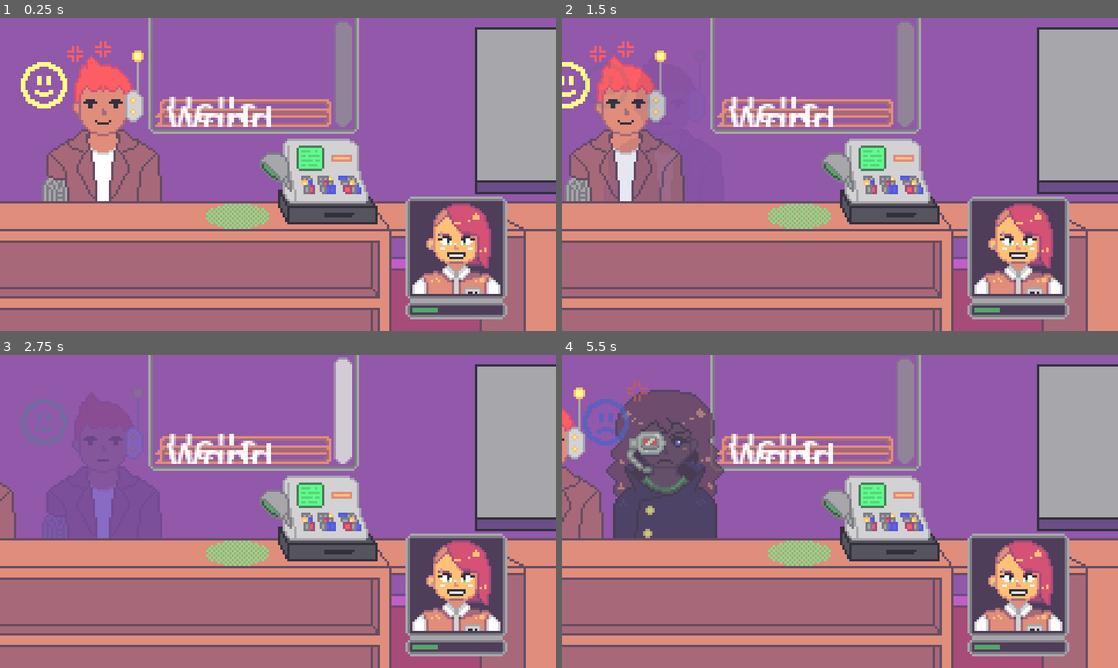
Above: before the commit, frames 1-4 (two rows, left to right).
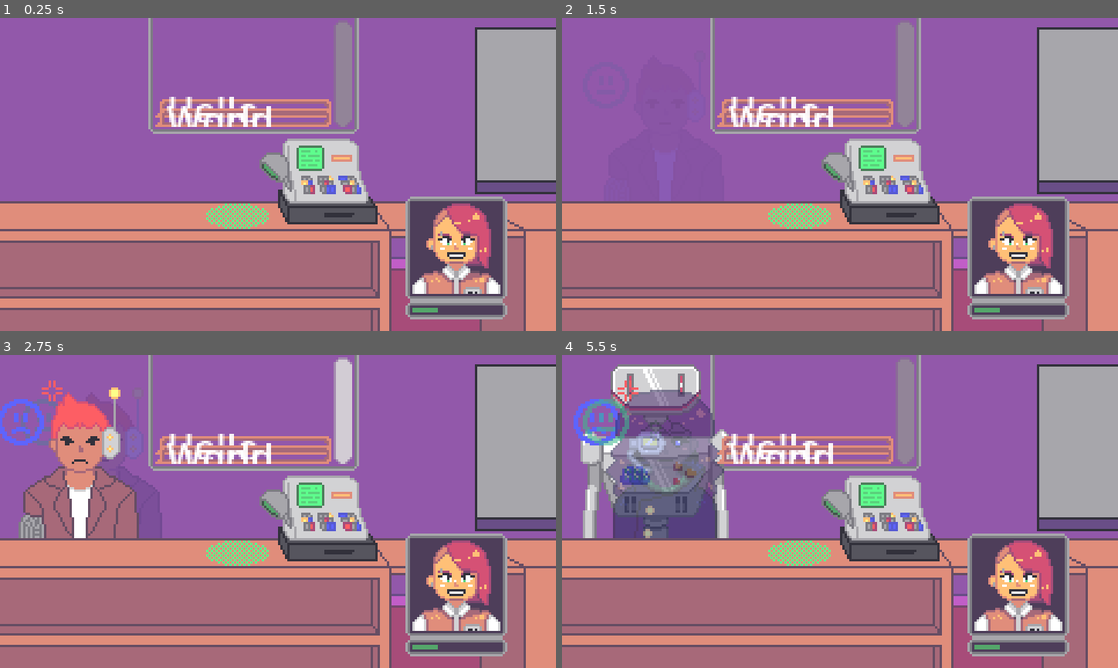
Above: after the commit, the same moments.

Repository: goofanader/ggj-2026
Game: Godot game, scene res://Scenes/Main Scene.tscn
Two runs of this game, one before a commit and one after it. Both use one fixed random seed, a clock stepped at 60 frames per second and the inputs below.
Inputs (mouse positions are in pixels of both pictures, inside the frame that each line leads up to):
- Up to frame 1 (0.25 s): no input
- Up to frame 2 (1.5 s): tap Enter (Spawn New Customer) at 0.5, 1.35 s; move the mouse to (878, 180) at 0.52 s; hold Backspace (Clear Customers) 0.53-1.28 s; click (878, 180) at 0.67 s; move the mouse to (728, 190) at 1.27 s; click (728, 190) at 1.42 s
- Up to frame 3 (2.75 s): move the mouse to (333, 442) at 2.02 s; hold Backspace (Clear Customers) from 2.03 s (still down); click (333, 442) at 2.17 s
- Up to frame 4 (5.5 s): move the mouse to (812, 574) at 2.77 s; release Backspace (Clear Customers) at 2.78 s; tap Enter (Spawn New Customer) at 2.85, 4.35 s; click (812, 574) at 2.92 s; move the mouse to (1006, 558) at 3.52 s; hold Backspace (Clear Customers) 3.53-4.28 s; click (1006, 558) at 3.67 s; move the mouse to (673, 464) at 4.27 s; click (673, 464) at 4.42 s; move the mouse to (867, 511) at 5.02 s; hold Backspace (Clear Customers) from 5.03 s (still down); click (867, 511) at 5.17 s

The runs differ from the first frame. In frame 1, 7.1% of the frame differs, in the area x 3-30%, y 7-59%; in frame 2, 6.9%; in frame 3, 7.5%; in frame 4, 13%, in the area x 0-31%, y 2-59%.

Commit message:
Customers Keep Coming
they just keep coming
also removed visible frame before transitions

Diff:
--- a/Scenes/Customer.tscn
+++ b/Scenes/Customer.tscn
@@ -144,6 +144,18 @@
 "method": &"entered"
 }]
 }
+tracks/2/type = "value"
+tracks/2/imported = false
+tracks/2/enabled = true
+tracks/2/path = NodePath(".:visible")
+tracks/2/interp = 1
+tracks/2/loop_wrap = true
+tracks/2/keys = {
+"times": PackedFloat32Array(0.03333334),
+"transitions": PackedFloat32Array(1),
+"update": 1,
+"values": [true]
+}
 
 [sub_resource type="Animation" id="Animation_rje0e"]
 resource_name = "Beam Out"
@@ -209,6 +221,18 @@
 "method": &"entered"
 }]
 }
+tracks/2/type = "value"
+tracks/2/imported = false
+tracks/2/enabled = true
+tracks/2/path = NodePath(".:visible")
+tracks/2/interp = 1
+tracks/2/loop_wrap = true
+tracks/2/keys = {
+"times": PackedFloat32Array(0.033333335),
+"transitions": PackedFloat32Array(1),
+"update": 1,
+"values": [true]
+}
 
 [sub_resource type="Animation" id="Animation_cj036"]
 resource_name = "Blink Out"
@@ -267,6 +291,18 @@
 "update": 0,
 "values": [Color(1, 1, 1, 1)]
 }
+tracks/2/type = "value"
+tracks/2/imported = false
+tracks/2/enabled = true
+tracks/2/path = NodePath(".:visible")
+tracks/2/interp = 1
+tracks/2/loop_wrap = true
+tracks/2/keys = {
+"times": PackedFloat32Array(0),
+"transitions": PackedFloat32Array(1),
+"update": 1,
+"values": [true]
+}
 
 [sub_resource type="Animation" id="Animation_yd18k"]
 resource_name = "Run In"
@@ -297,6 +333,18 @@
 "args": [],
 "method": &"entered"
 }]
+}
+tracks/2/type = "value"
+tracks/2/imported = false
+tracks/2/enabled = true
+tracks/2/path = NodePath(".:visible")
+tracks/2/interp = 1
+tracks/2/loop_wrap = true
+tracks/2/keys = {
+"times": PackedFloat32Array(0.033333335),
+"transitions": PackedFloat32Array(1),
+"update": 1,
+"values": [true]
 }
 
 [sub_resource type="Animation" id="Animation_c7i8l"]
@@ -360,6 +408,18 @@
 "args": [],
 "method": &"entered"
 }]
+}
+tracks/2/type = "value"
+tracks/2/imported = false
+tracks/2/enabled = true
+tracks/2/path = NodePath(".:visible")
+tracks/2/interp = 1
+tracks/2/loop_wrap = true
+tracks/2/keys = {
+"times": PackedFloat32Array(0.033333335),
+"transitions": PackedFloat32Array(1),
+"update": 1,
+"values": [true]
 }
 
 [sub_resource type="Animation" id="Animation_1r5ol"]
--- a/Scenes/Main Scene.tscn
+++ b/Scenes/Main Scene.tscn
@@ -61,12 +61,11 @@
 audio_track = ExtResource("23_1n7h2")
 metadata/_custom_type_script = "uid://bgccdanfxwkna"
 
-[node name="Main Scene" type="Node2D" unique_id=125374370 node_paths=PackedStringArray("customer_spawn", "customer_nodes")]
+[node name="Main Scene" type="Node2D" unique_id=125374370 node_paths=PackedStringArray("customer_spawn")]
 script = ExtResource("1_4y6ly")
 customer_data = SubResource("Resource_mlytr")
 customer_spawn = NodePath("CharacterSpawn")
 item_scene = ExtResource("2_56oky")
-customer_nodes = [NodePath("Customer")]
 
 [node name="Bg" type="Node2D" parent="." unique_id=177786591]
 
@@ -142,9 +141,6 @@
 [node name="Drop2" type="Marker2D" parent="Fg/ItemDrops" unique_id=2057453444]
 position = Vector2(14, 86)
 
-[node name="Customer" parent="." unique_id=1278525423 instance=ExtResource("7_7enb7")]
-position = Vector2(44, 86)
-
 [node name="Dialog" parent="." unique_id=1176274323 instance=ExtResource("9_105va")]
 offset_left = 64.0
 offset_top = -2.0
@@ -161,13 +157,19 @@
 script = ExtResource("5_uctcs")
 looping_audio_tracks = Array[AudioStream]([ExtResource("17_mtrcc")])
 frequent_audio_tracks = Array[ExtResource("5_s0c2j")]([SubResource("Resource_v38rm"), SubResource("Resource_fjyh7"), SubResource("Resource_qf2de"), SubResource("Resource_laryo"), SubResource("Resource_qmgfp")])
-metadata/_custom_type_script = "uid://cdfq424n0esed"
 
 [node name="Character Stats" parent="." unique_id=1264797244 instance=ExtResource("25_bgl0a")]
 z_index = 20
 position = Vector2(197, 130)
 
+[node name="CustomerTimer" type="Timer" parent="." unique_id=1322700688]
+wait_time = 2.0
+one_shot = true
+
+[node name="WaitTimer" type="Timer" parent="." unique_id=78673344]
+
 [connection signal="checkout" from="Fg/Register" to="." method="_on_register_checkout"]
 [connection signal="scan" from="Fg/Register" to="." method="_on_register_scan"]
 [connection signal="area_entered" from="Fg/Register/ScanSpot/ScanSpotArea" to="Fg/Register" method="_on_scan_spot_area_area_entered"]
 [connection signal="input_event" from="Fg/Register/ClickBox" to="Fg/Register" method="_on_click_box_input_event"]
+[connection signal="timeout" from="CustomerTimer" to="." method="_on_customer_timer_timeout"]
--- a/Scripts/customer_scene.gd
+++ b/Scripts/customer_scene.gd
@@ -143,3 +143,4 @@
 
 func _ready() -> void:
 	sprite_frames = sprite_frames
+	set_visible(false)
--- a/Scripts/main_scene.gd
+++ b/Scripts/main_scene.gd
@@ -31,12 +31,19 @@
 	elif event.is_action_pressed("Clear Customers"):
 		clear_customers()
 
+
+## -----------------------------------------------------------------------------
+##             Game Logic
+## -----------------------------------------------------------------------------
+func _ready() -> void:
+	$CustomerTimer.start()
+
 ## -----------------------------------------------------------------------------
 ##             Customer Methods
 ## -----------------------------------------------------------------------------
 
 @export_group("Internal Variables")
-@export var customer_nodes: Array[CustomerNode] = []
+var customer_nodes: Array[CustomerNode] = []
 
 func new_customer() -> void:
 	var customer_node:CustomerNode = customer_data.generate_new()
@@ -54,6 +61,7 @@
 	if customer_nodes.has(customer_node):
 		customer_nodes.erase(customer_node)
 	customer_node.leave()
+	$CustomerTimer.start(randi_range(1,2))
 	clear_items()
 
 func clear_customers() -> void:
@@ -106,3 +114,8 @@
 		else:
 			print("Bye Felicia")
 			remove_customer(customer_nodes[0])
+
+
+
+func _on_customer_timer_timeout() -> void:
+	new_customer()
Not shown: 2 places in Scenes/Main Scene.tscn that only renumber resources
